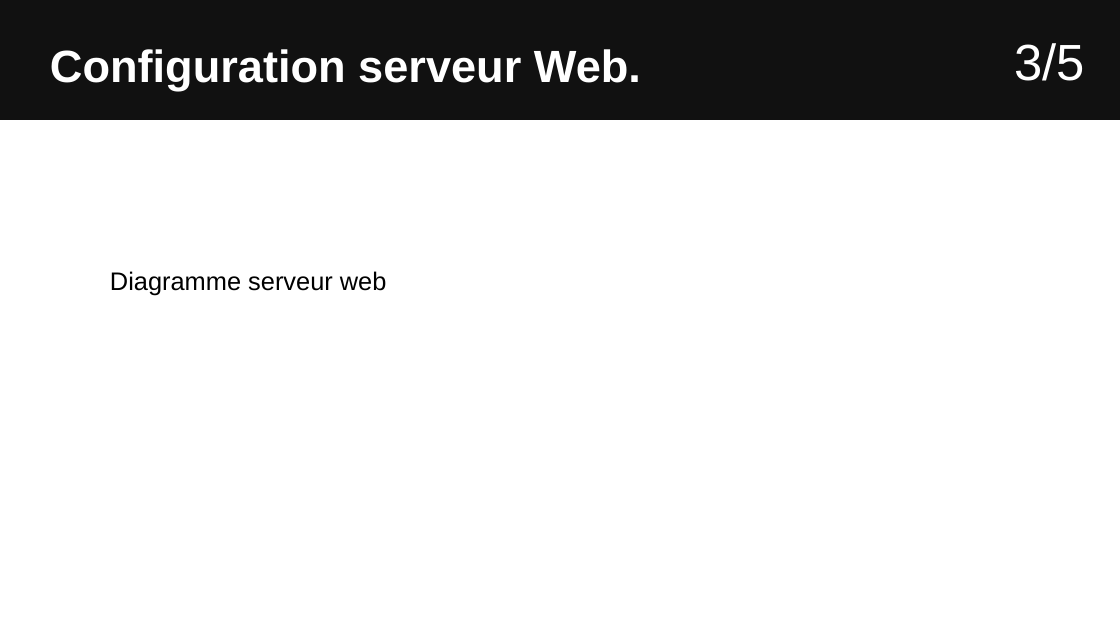
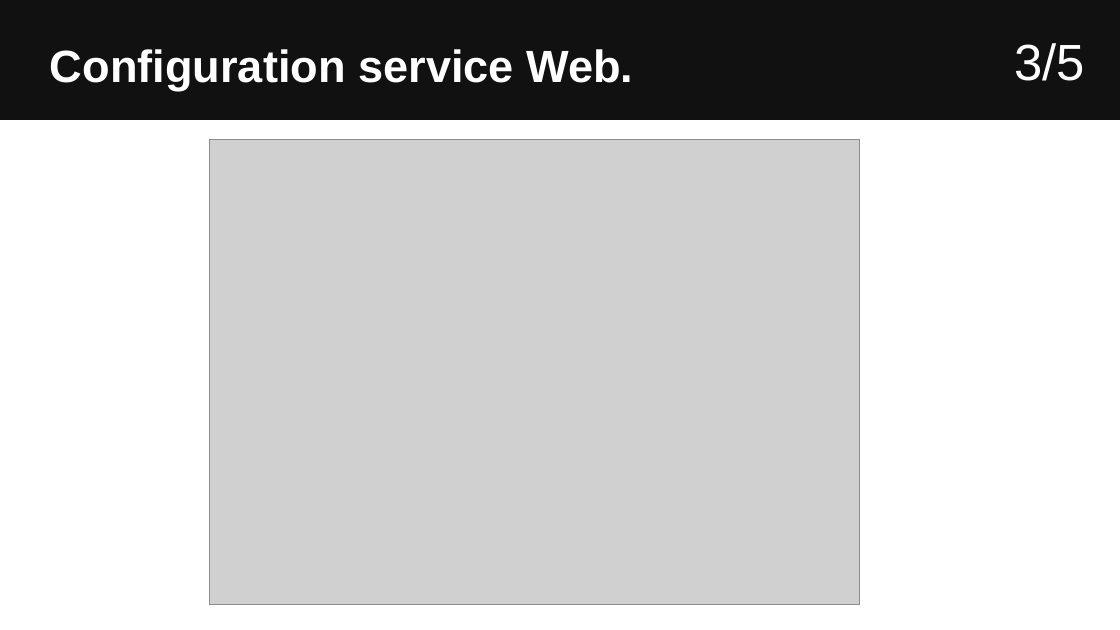
Before and after one commit to Sauvage89/sechoir-houblon, a slide deck: slide 24 of doc/diaporama/revu2/revu2_sauvage.odp (slide 22 before the commit). Drawn at 1120x630 pixels with LibreOffice and Linux fonts; fonts in the diff are those of the drawing; grey boxes stand for pictures. Boxes give left, top, right and bottom in pixels: in the first picture for what was removed or moved away, otherwise in the second. Text is boxed around its words. In the diff, an @@ line names an element or a change of style, - is before the commit and + after.

Commit message:
doc(diapo_sauvage): ajout des diagramme dans le diapo

```diff
--- a/doc/diaporama/revu2/revu2_sauvage.odp
+++ b/doc/diaporama/revu2/revu2_sauvage.odp
@@ text at [50, 49, 633, 90]: text changed @@
-Configuration serveur Web.
+Configuration service Web.
@@ picture added at [209, 140, 860, 605] @@
@@ text removed at [110, 271, 387, 295] @@
-Diagramme serveur web
```
Also in this commit, not shown: 11 other slides changed, 2 slides removed, 1 other file.
